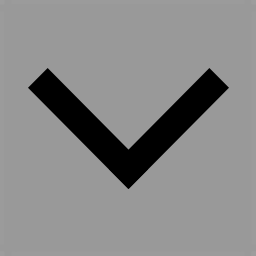
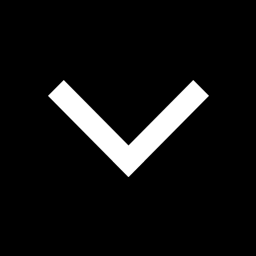
Comparing the layer stacks of the two w=256, h=256 images. Changes:
added layer "Group 1 copy 2" above "Group 1 copy" over left=48, top=80, right=209, bottom=177
hid group "Group 1 copy" (2 layers) over left=28, top=68, right=229, bottom=189
"Layer 1": opacity 80% → 100%, painted on it over left=0, top=0, right=256, bottom=256
